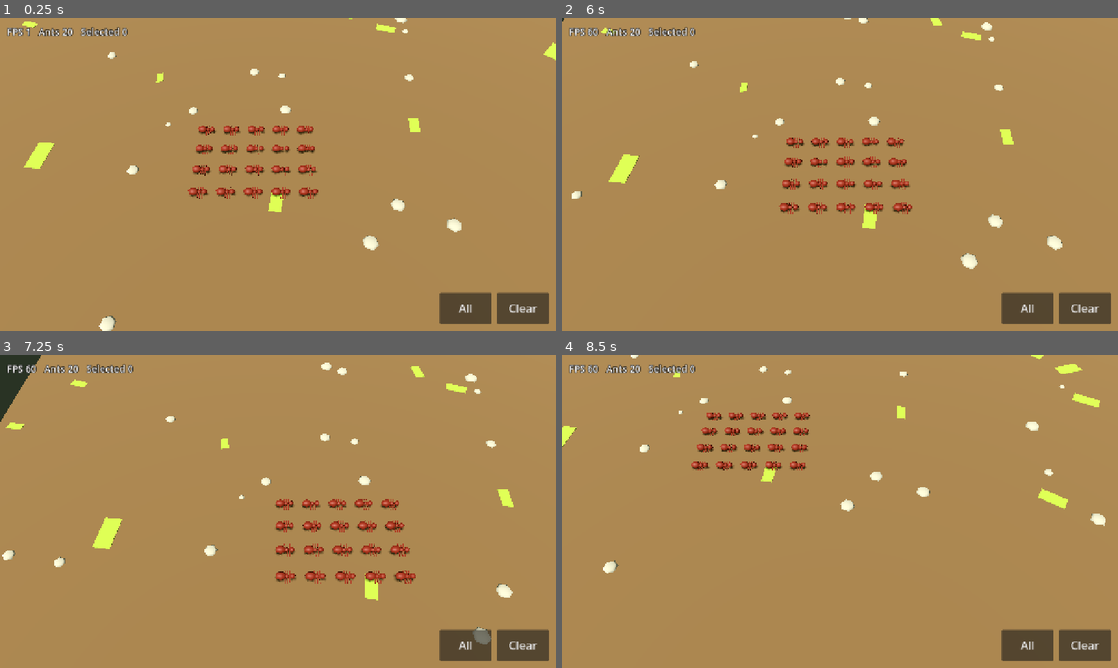
Above: before the commit, frames 1-4 (two rows, left to right).
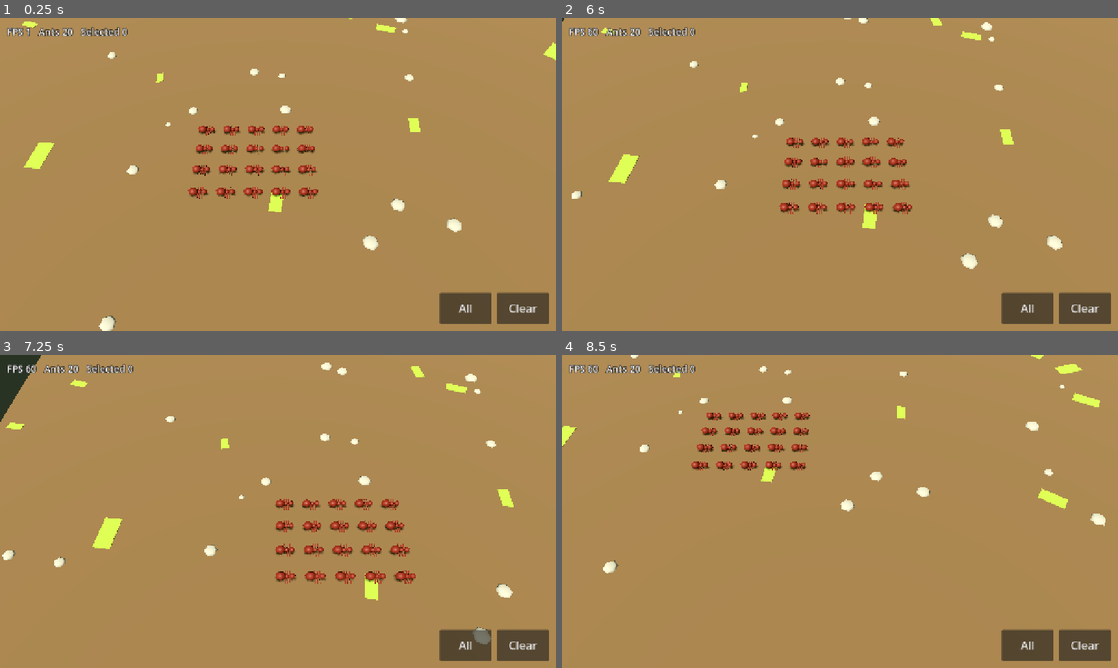
Above: after the commit, the same moments.

Repository: user01-2-GitProject/Pest-Control-
Game: Godot game, scene res://scenes/main.tscn
The game is run twice, just before and just after one commit, with the same random seed, the same clock (stepped at 60 frames per second) and the same inputs.
Inputs (mouse positions are in pixels of both pictures, inside the frame that each line leads up to):
- Up to frame 1 (0.25 s): no input
- Up to frame 2 (6 s): click "All" at 0.5 s; click "Clear" at 1.25 s; click "All" at 2 s; click "Clear" at 2.75 s; click "All" at 3.5 s; click "Clear" at 4.25 s; tap Enter at 5 s; move the mouse to (962, 158) at 5.02 s; click (962, 158) at 5.17 s; tap Space at 5.75 s; drag from (728, 190) to (812, 237) at 5.77 s
- Up to frame 3 (7.25 s): tap Enter at 6.5 s; move the mouse to (333, 442) at 6.52 s; click (333, 442) at 6.67 s
- Up to frame 4 (8.5 s): tap Space at 7.25 s; drag from (812, 574) to (673, 464) at 7.27 s; tap Enter at 8 s; move the mouse to (1006, 558) at 8.02 s; click (1006, 558) at 8.17 s

The runs differ from the first frame. In frame 1, less than 0.1% of the frame differs, in the area x 34-56%, y 34-57%; in frame 2, less than 0.1%; in frame 3, less than 0.1%, in the area x 49-72%, y 46-72%; in frame 4, less than 0.1%.

Commit message:
Address review: queued commands, snapshots, NaN guard, merged ant mesh
- Sim: reject non-finite targets and over-long id lists; queue commands and
  apply them at tick start with per-tick results; idle units return to their
  slot; stalled units accept their spot.
- Views read SimWorld.snapshot() instead of SimWorld.Unit.
- One merged mesh per ant (1 draw + 1 shadow draw instead of 6+6).
- Releasing after the box-select hold cancels instead of moving.
- Stats label updates 4x/s.
- Tests for NaN/INF, oversized commands, and queued command timing.

Co-Authored-By: Claude Opus 5.5 (1M context) <noreply@anthropic.com>
Claude-Session: https://claude.ai/code/session_01WLoC9B7WEW2jkB8YcS3wKY

Diff:
--- a/game/src/input/touch_controls.gd
+++ b/game/src/input/touch_controls.gd
@@ -79,7 +79,8 @@
 	_touches.erase(e.index)
 	match _mode:
 		Mode.PENDING:
-			if _touches.is_empty() and not e.canceled:
+			# Releasing after the hold ring appeared cancels: no accidental move.
+			if _touches.is_empty() and not e.canceled and not _armed:
 				tapped.emit(e.position)
 		Mode.BOX:
 			box_changed.emit(Rect2())
--- a/game/src/main.gd
+++ b/game/src/main.gd
@@ -19,6 +19,8 @@
 var _views: Dictionary = {}  # unit id -> UnitView
 var _units_root: Node3D
 var _acc := 0.0
+var _snapshot: Array[Dictionary] = []
+var _stats_timer := 0.0
 
 
 func _ready() -> void:
@@ -60,17 +62,29 @@
 	var ticks := 0
 	while _acc >= SimWorld.DT and ticks < MAX_TICKS_PER_FRAME:
 		sim.step()
+		_on_step_results()
 		_acc -= SimWorld.DT
 		ticks += 1
 	if ticks == MAX_TICKS_PER_FRAME:
 		_acc = 0.0  # Don't spiral after a long stall (app resume, debugger).
+	if ticks > 0:
+		_snapshot = sim.snapshot()
 
 	var alpha := _acc / SimWorld.DT
-	for u in sim.units:
-		_views[u.id].sync(u, alpha, delta)
+	for s in _snapshot:
+		_views[s.id].sync(s, alpha, delta)
 
-	hud.set_stats("FPS %d   Ants %d   Selected %d" % [
-		Engine.get_frames_per_second(), sim.units.size(), selection.size()])
+	_stats_timer -= delta
+	if _stats_timer <= 0.0:
+		_stats_timer = 0.25
+		hud.set_stats("FPS %d   Ants %d   Selected %d" % [
+			Engine.get_frames_per_second(), _snapshot.size(), selection.size()])
+
+
+func _on_step_results() -> void:
+	for r in sim.last_results:
+		if r.player == LOCAL_PLAYER and not r.ok:
+			hud.toast("Can't move those units")
 
 
 func _spawn_start_units() -> void:
@@ -81,8 +95,10 @@
 		var v := UnitView.new()
 		v.unit_id = u.id
 		_units_root.add_child(v)
-		v.sync(u, 1.0, 1.0)
 		_views[u.id] = v
+	_snapshot = sim.snapshot()
+	for s in _snapshot:
+		_views[s.id].sync(s, 1.0, 1.0)
 
 
 func _on_tapped(screen_pos: Vector2) -> void:
@@ -100,48 +116,46 @@
 
 func _on_box_finished(rect: Rect2) -> void:
 	var ids: Array = []
-	for u in sim.units:
-		if u.owner != LOCAL_PLAYER:
+	for s in _snapshot:
+		if s.owner != LOCAL_PLAYER:
 			continue
-		var sp: Variant = rig.world_to_screen(Vector3(u.pos.x, 0.2, u.pos.y))
+		var sp: Variant = rig.world_to_screen(Vector3(s.pos.x, 0.2, s.pos.y))
 		if sp != null and rect.has_point(sp):
-			ids.append(u.id)
+			ids.append(s.id)
 	_set_selection(ids)
 
 
-func command_move(target: Vector2) -> bool:
-	var ok := sim.issue_move(LOCAL_PLAYER, selection.keys(), target)
-	if ok:
-		var marker := MoveMarker.new()
-		add_child(marker)
-		marker.position = Vector3(target.x, 0.05, target.y)
-	else:
-		hud.toast("Can't move those units")
-	return ok
+## Sends the move to the sim, which applies it on the next tick. The marker is
+## shown immediately; a rejection comes back via _on_step_results.
+func command_move(target: Vector2) -> void:
+	sim.queue_move(LOCAL_PLAYER, selection.keys(), target)
+	var marker := MoveMarker.new()
+	add_child(marker)
+	marker.position = Vector3(target.x, 0.05, target.y)
 
 
 ## Nearest own unit within PICK_RADIUS_PX of a screen point, or -1.
 func pick_unit(screen_pos: Vector2) -> int:
 	var best := -1
 	var best_d := PICK_RADIUS_PX
-	for u in sim.units:
-		if u.owner != LOCAL_PLAYER:
+	for s in _snapshot:
+		if s.owner != LOCAL_PLAYER:
 			continue
-		var sp: Variant = rig.world_to_screen(Vector3(u.pos.x, 0.2, u.pos.y))
+		var sp: Variant = rig.world_to_screen(Vector3(s.pos.x, 0.2, s.pos.y))
 		if sp == null:
 			continue
 		var d: float = screen_pos.distance_to(sp)
 		if d < best_d:
 			best_d = d
-			best = u.id
+			best = s.id
 	return best
 
 
 func _select_all() -> void:
 	var ids: Array = []
-	for u in sim.units:
-		if u.owner == LOCAL_PLAYER:
-			ids.append(u.id)
+	for s in _snapshot:
+		if s.owner == LOCAL_PLAYER:
+			ids.append(s.id)
 	_set_selection(ids)
 
 
--- a/game/src/sim/sim_world.gd
+++ b/game/src/sim/sim_world.gd
@@ -3,20 +3,24 @@
 ## Authoritative game state and rules.
 ##
 ## No nodes, rendering or input live here, so a dedicated server can run this
-## class unchanged later. Clients only send commands (issue_move) and read state.
+## class unchanged later. Clients queue commands (queue_move); step() applies
+## them at the start of the next tick, and views read snapshot() only.
 ## Positions are 2D on the ground plane: x maps to world X, y maps to world Z.
 
 const TICK_RATE := 20
 const DT := 1.0 / TICK_RATE
 
+const MAX_UNITS_PER_PLAYER := 50
 const UNIT_RADIUS := 0.5
 const UNIT_SPEED := 4.0
 const FORMATION_GAP := 0.25
 const OVERLAP_PASSES := 3
-## A moving unit that gains less than this per tick for STALL_TICKS gives up,
-## so crowds settle instead of pushing forever.
+## A moving unit that gains less than this per tick for STALL_TICKS gives up
+## and accepts where it is, so crowds settle instead of pushing forever.
 const STALL_EPSILON := 0.02
 const STALL_TICKS := 20
+## An idle unit shoved further than this from its slot walks back to it.
+const RETURN_DISTANCE := 0.6
 
 
 class Unit:
@@ -36,8 +40,13 @@
 var tick: int = 0
 var map_half_size: Vector2
 var units: Array[Unit] = []
+## Results of commands applied during the last step():
+## [{ "player", "tick", "ok" }]. Online this becomes the accept/reject reply.
+var last_results: Array[Dictionary] = []
+
 var _by_id: Dictionary = {}
 var _next_id: int = 1
+var _pending: Array[Dictionary] = []
 
 
 func _init(half_size: Vector2 = Vector2(30, 30)) -> void:
@@ -63,20 +72,42 @@
 	return _by_id.get(id)
 
 
+## Queues a move to apply at the start of the next tick. This is the only
+## entry point for player input, local or (later) from the network.
+func queue_move(player: int, unit_ids: Array, target: Vector2) -> void:
+	_pending.append({"player": player, "ids": unit_ids.duplicate(), "target": target})
+
+
+## Plain per-unit state for views: they never touch Unit directly, so the
+## same view code can later draw server snapshots.
+func snapshot() -> Array[Dictionary]:
+	var out: Array[Dictionary] = []
+	for u in units:
+		out.append({"id": u.id, "owner": u.owner, "pos": u.pos,
+			"prev_pos": u.prev_pos, "facing": u.facing})
+	return out
+
+
 ## Validates and applies a move command. Returns false (and changes nothing)
-## if any unit is unknown or not owned by `player`.
+## if the target is not finite, the list is empty or too long, or any unit is
+## unknown or not owned by `player`.
 func issue_move(player: int, unit_ids: Array, target: Vector2) -> bool:
+	if not target.is_finite():
+		return false
+	if unit_ids.is_empty() or unit_ids.size() > MAX_UNITS_PER_PLAYER:
+		return false
+	var seen := {}
 	var group: Array[Unit] = []
 	for id in unit_ids:
 		var u: Unit = _by_id.get(id)
 		if u == null or u.owner != player:
 			return false
-		if not group.has(u):
+		if not seen.has(u.id):
+			seen[u.id] = true
 			group.append(u)
-	if group.is_empty():
-		return false
-
-	var slots := formation_slots(clamp_to_map(target), group.size())
+
+	target = clamp_to_map(target)
+	var slots := formation_slots(target, group.size())
 	# Closest units claim their nearest free slot first.
 	group.sort_custom(func(a: Unit, b: Unit) -> bool:
 		return a.pos.distance_squared_to(target) < b.pos.distance_squared_to(target))
@@ -87,9 +118,7 @@
 				best = i
 		u.target = slots[best]
 		slots.remove_at(best)
-		u.moving = true
-		u.best_dist = u.pos.distance_to(u.target)
-		u.stall = 0
+		_start_moving(u)
 	return true
 
 
@@ -113,8 +142,12 @@
 
 func step() -> void:
 	tick += 1
+	_apply_pending()
+
 	for u in units:
 		u.prev_pos = u.pos
+		if not u.moving and u.pos.distance_to(u.target) > RETURN_DISTANCE:
+			_start_moving(u)
 		if not u.moving:
 			continue
 		var to := u.target - u.pos
@@ -135,6 +168,21 @@
 			_update_stall(u)
 
 
+func _apply_pending() -> void:
+	last_results.clear()
+	var cmds := _pending
+	_pending = []
+	for c in cmds:
+		var ok := issue_move(c.player, c.ids, c.target)
+		last_results.append({"player": c.player, "tick": tick, "ok": ok})
+
+
+func _start_moving(u: Unit) -> void:
+	u.moving = true
+	u.best_dist = u.pos.distance_to(u.target)
+	u.stall = 0
+
+
 func _update_stall(u: Unit) -> void:
 	var d := u.pos.distance_to(u.target)
 	if d < u.best_dist - STALL_EPSILON:
@@ -144,6 +192,7 @@
 		u.stall += 1
 		if u.stall >= STALL_TICKS:
 			u.moving = false
+			u.target = u.pos  # Accept this spot so it doesn't retry forever.
 
 
 ## Pushes overlapping units apart. O(n^2) is fine for the prototype's 20 units;
--- a/game/src/view/unit_view.gd
+++ b/game/src/view/unit_view.gd
@@ -21,35 +21,26 @@
 		_ring.visible = value
 
 
-## alpha blends between the last two sim ticks so motion is smooth at any FPS.
-func sync(u: SimWorld.Unit, alpha: float, delta: float) -> void:
-	var p := u.prev_pos.lerp(u.pos, alpha)
+## `s` is one entry of SimWorld.snapshot(). alpha blends between the last two
+## sim ticks so motion is smooth at any FPS.
+func sync(s: Dictionary, alpha: float, delta: float) -> void:
+	var prev: Vector2 = s.prev_pos
+	var p := prev.lerp(s.pos, alpha)
 	position = Vector3(p.x, 0.0, p.y)
-	rotation.y = lerp_angle(rotation.y, -u.facing, 1.0 - exp(-TURN_SPEED * delta))
+	rotation.y = lerp_angle(rotation.y, -float(s.facing), 1.0 - exp(-TURN_SPEED * delta))
 
 
 func _build() -> void:
 	_init_shared()
-	# Body segments along +X: abdomen, thorax, head.
-	_part("abdomen", Vector3(-0.28, 0.22, 0), Vector3(1.35, 1.0, 1.0))
-	_part("thorax", Vector3(0.02, 0.2, 0), Vector3(1.0, 1.0, 1.0))
-	_part("head", Vector3(0.28, 0.22, 0), Vector3(1.0, 1.0, 1.0))
-	for x in [-0.08, 0.04, 0.16]:
-		_part("leg", Vector3(x, 0.12, 0), Vector3.ONE)
+	var body := MeshInstance3D.new()
+	body.mesh = _meshes["ant"]
+	add_child(body)
 	_ring = MeshInstance3D.new()
 	_ring.mesh = _meshes["ring"]
 	_ring.position.y = 0.03
 	_ring.cast_shadow = GeometryInstance3D.SHADOW_CASTING_SETTING_OFF
 	_ring.visible = _selected
 	add_child(_ring)
-
-
-func _part(key: String, pos: Vector3, scl: Vector3) -> void:
-	var mi := MeshInstance3D.new()
-	mi.mesh = _meshes[key]
-	mi.position = pos
-	mi.scale = scl
-	add_child(mi)
 
 
 static func _init_shared() -> void:
@@ -59,14 +50,18 @@
 	body.albedo_color = Color(0.36, 0.12, 0.07)
 	body.roughness = 0.6
 
-	_meshes["abdomen"] = _sphere(0.2, body)
-	_meshes["thorax"] = _sphere(0.12, body)
-	_meshes["head"] = _sphere(0.14, body)
-
+	# One merged mesh per ant (one draw, one shadow draw). Body runs along +X.
 	var leg := BoxMesh.new()
 	leg.size = Vector3(0.04, 0.04, 0.7)
-	leg.material = body
-	_meshes["leg"] = leg
+	var st := SurfaceTool.new()
+	st.begin(Mesh.PRIMITIVE_TRIANGLES)
+	st.append_from(_sphere(0.2), 0, Transform3D(Basis.from_scale(Vector3(1.35, 1, 1)), Vector3(-0.28, 0.22, 0)))
+	st.append_from(_sphere(0.12), 0, Transform3D(Basis(), Vector3(0.02, 0.2, 0)))
+	st.append_from(_sphere(0.14), 0, Transform3D(Basis(), Vector3(0.28, 0.22, 0)))
+	for x in [-0.08, 0.04, 0.16]:
+		st.append_from(leg, 0, Transform3D(Basis(), Vector3(x, 0.12, 0)))
+	st.set_material(body)
+	_meshes["ant"] = st.commit()
 
 	var ring_mat := StandardMaterial3D.new()
 	ring_mat.shading_mode = BaseMaterial3D.SHADING_MODE_UNSHADED
@@ -80,11 +75,10 @@
 	_meshes["ring"] = ring
 
 
-static func _sphere(r: float, mat: Material) -> SphereMesh:
+static func _sphere(r: float) -> SphereMesh:
 	var s := SphereMesh.new()
 	s.radius = r
 	s.height = r * 2.0
 	s.radial_segments = 7
 	s.rings = 4
-	s.material = mat
 	return s
--- a/game/tests/smoke_main.gd
+++ b/game/tests/smoke_main.gd
@@ -27,15 +27,17 @@
 		if main.selection.size() != 20:
 			printerr("FAIL: select all")
 			failures += 1
-		if not main.command_move(Vector2(10, 10)):
-			printerr("FAIL: move command rejected")
-			failures += 1
+		var start_pos: Vector2 = main.sim.units[0].pos
 		var start_tick: int = main.sim.tick
+		main.command_move(Vector2(10, 10))
 		for i in 30:
 			await process_frame
 		if main.sim.tick <= start_tick:
 			printerr("FAIL: sim did not tick")
 			failures += 1
+		elif main.sim.units[0].pos.distance_to(start_pos) < 0.1:
+			printerr("FAIL: queued move did not move units")
+			failures += 1
 
 	print("smoke_main: %s" % ("FAILED (%d)" % failures if failures else "passed"))
 	quit(1 if failures else 0)
--- a/game/tests/test_sim.gd
+++ b/game/tests/test_sim.gd
@@ -13,6 +13,9 @@
 	_test_group_move_ends_without_overlap()
 	_test_rejects_unowned_units()
 	_test_rejects_unknown_units()
+	_test_rejects_non_finite_target()
+	_test_rejects_oversized_command()
+	_test_queued_command_applies_next_tick()
 	_test_target_clamped_to_map()
 	_test_crowd_into_corner_settles()
 	print("test_sim: %s" % ("FAILED (%d)" % _failures if _failures else "all passed"))
@@ -87,6 +90,40 @@
 	_check(not sim.issue_move(1, [], Vector2.ZERO), "empty selection rejected")
 
 
+func _test_rejects_non_finite_target() -> void:
+	var sim := Sim.new()
+	var u = sim.spawn_unit(1, Vector2.ZERO)
+	_check(not sim.issue_move(1, [u.id], Vector2(NAN, 0)), "NaN target rejected")
+	_check(not sim.issue_move(1, [u.id], Vector2(0, INF)), "INF target rejected")
+	_run(sim, 5)
+	_check(u.pos.is_finite() and not u.moving, "unit unaffected by bad target")
+
+
+func _test_rejects_oversized_command() -> void:
+	var sim := Sim.new()
+	var u = sim.spawn_unit(1, Vector2.ZERO)
+	var ids: Array = []
+	for i in Sim.MAX_UNITS_PER_PLAYER + 1:
+		ids.append(u.id)
+	_check(not sim.issue_move(1, ids, Vector2(5, 5)), "over-long id list rejected")
+
+
+func _test_queued_command_applies_next_tick() -> void:
+	var sim := Sim.new()
+	var mine = sim.spawn_unit(1, Vector2.ZERO)
+	var theirs = sim.spawn_unit(2, Vector2(5, 0))
+	sim.queue_move(1, [mine.id], Vector2(10, 0))
+	sim.queue_move(1, [theirs.id], Vector2(10, 0))
+	_check(not mine.moving, "queued command not applied before step")
+	sim.step()
+	_check(sim.last_results.size() == 2, "two results reported")
+	_check(sim.last_results[0].ok and not sim.last_results[1].ok, "accept + reject reported")
+	_check(sim.last_results[0].tick == sim.tick, "result stamped with tick")
+	_check(mine.moving and not theirs.moving, "only the valid command applied")
+	sim.step()
+	_check(sim.last_results.is_empty(), "results cleared next tick")
+
+
 func _test_target_clamped_to_map() -> void:
 	var sim := Sim.new(Vector2(10, 10))
 	var u = sim.spawn_unit(1, Vector2.ZERO)
